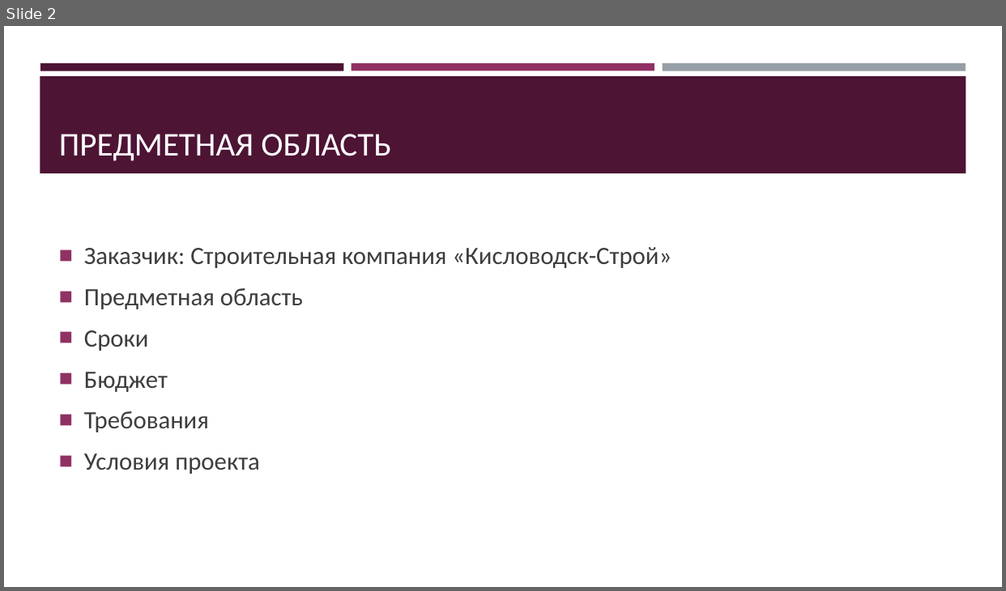
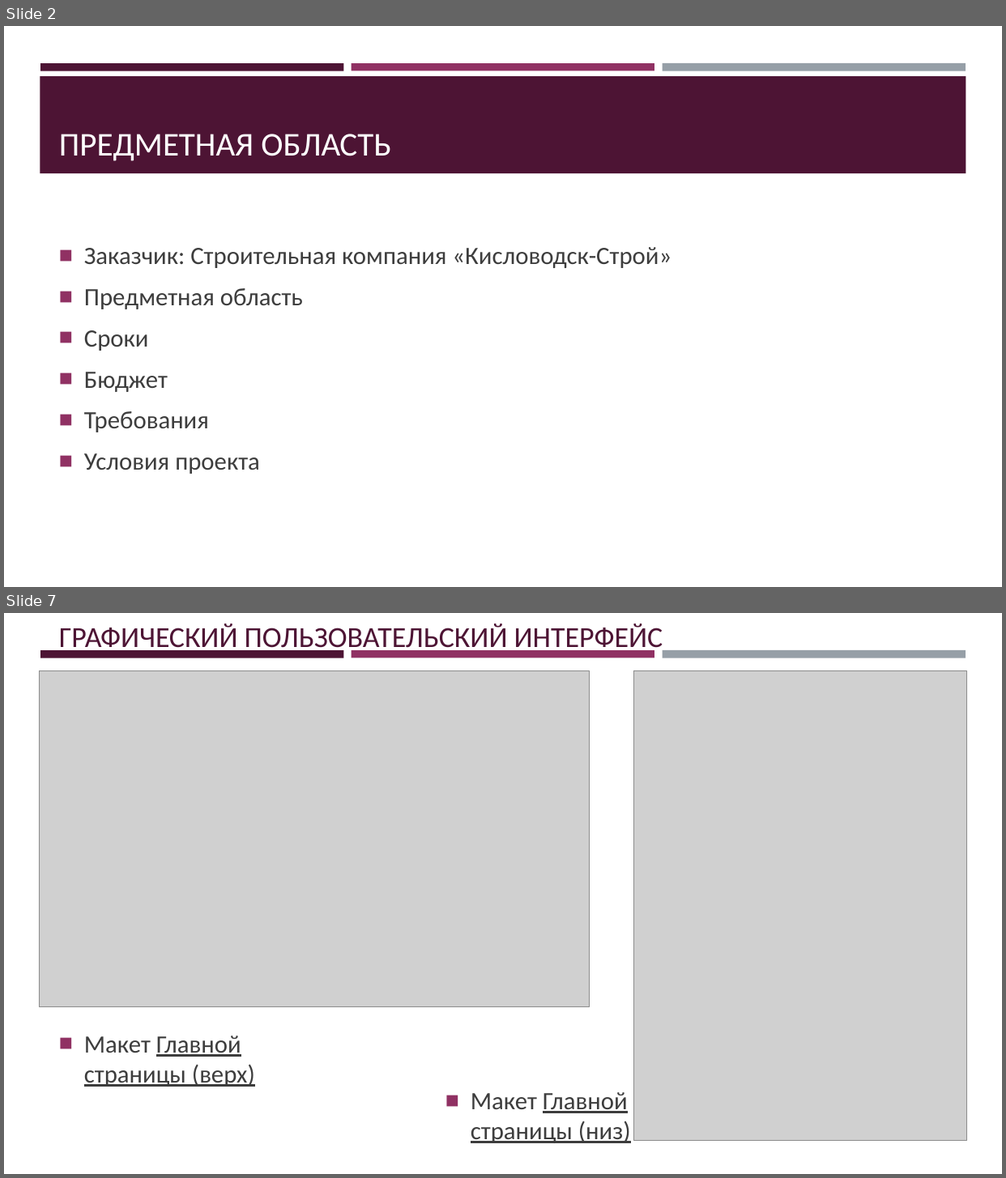
Before and after one commit to jecsonM/MDKmyWORKasAstudent, a slide deck: Сайт для компании «Кисловодск-строй».pptx. Shown one above the other, each under a label of ours: slide 2 before the commit, slides 2 and 7 after it; the slides between them are not shown. The pictures are 1006x591 and 1006x1178 pixels, drawn with LibreOffice and Linux fonts; fonts in the diff are those of the drawing; grey boxes stand for pictures. Boxes give left, top, right and bottom in pixels: in the first picture for what was removed or moved away, otherwise in the second. Text is boxed around its words. In the diff, an @@ line names an element or a change of style, - is before the commit and + after.

Commit message:
Продолжаю работу над презентацией. Добавил новые макеты, для презентации с увеличенными шрифтами. Немного подредактировал отчёты.

```diff
--- a/Сайт для компании «Кисловодск-строй».pptx
+++ b/Сайт для компании «Кисловодск-строй».pptx
@@ slide 7 added at [4, 613, 1002, 1174], background #FFFFFF; not listed: 4 template elements that a slide beside it also shows @@
@@ title added at [59, 624, 663, 655], 28 pt, text #4D1434 @@
+ГРАФИЧЕСКИЙ ПОЛЬЗОВАТЕЛЬСКИЙ ИНТЕРФЕЙС
@@ rectangle added at [39, 663, 967, 1159], fill #FFFFFF @@
@@ picture added at [39, 671, 590, 1007] @@
@@ picture added at [633, 671, 967, 1141] @@
@@ text added at [84, 1036, 255, 1087], 24 pt, text #3D3D3D, underline @@
+■ Макет Главной страницы (верх)
@@ text added at [471, 1093, 631, 1144], 24 pt, text #3D3D3D, underline @@
+■ Макет Главной страницы (низ)
```
Also in this commit, not shown: 4 other slides added, 8 other files.
